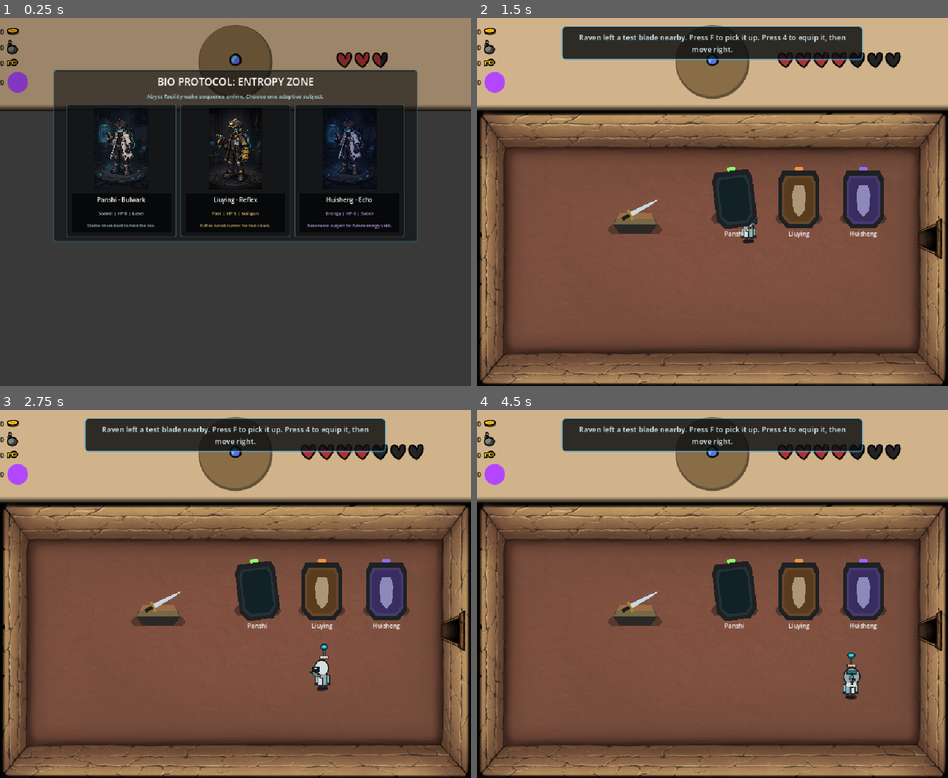
Above: before the commit, frames 1-4 (two rows, left to right).
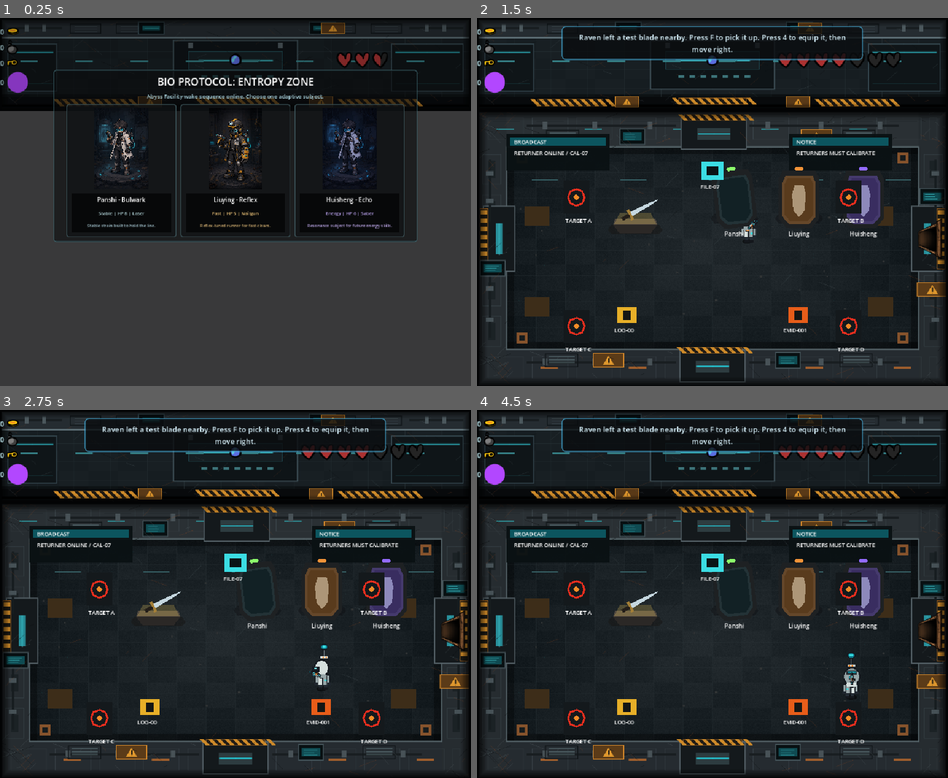
Above: after the commit, the same moments.

Repository: sjdcwejf/abandoned-lab-roguelite
Game: Godot game, scene res://tiny_wizard/main.tscn
Two runs of this game, one before a commit and one after it. Both use one fixed random seed, a clock stepped at 60 frames per second and the inputs below.
Inputs (mouse positions are in pixels of both pictures, inside the frame that each line leads up to):
- Up to frame 1 (0.25 s): no input
- Up to frame 2 (1.5 s): click (599, 172) at 0.5 s; tap F (interact) at 1.25 s; move the mouse to (816, 183) at 1.27 s; hold D (player_right) from 1.28 s (still down); tap E (drop_bomb) at 1.35 s
- Up to frame 3 (2.75 s): tap F (interact) at 2 s; move the mouse to (141, 612) at 2.02 s; release D (player_right) at 2.03 s; hold S (player_down) from 2.03 s (still down); click (141, 612) at 2.1 s
- Up to frame 4 (4.5 s): tap F (interact) at 2.75, 2.85, 3.5, 4.25 s; move the mouse to (759, 513) at 2.77 s; release S (player_down) at 2.78 s; hold D (player_right) 2.78-3.53 s; move the mouse to (688, 667) at 3.52 s; hold Up (player_shoot_up) 3.53-4.28 s; right-click (688, 667) at 3.6 s; move the mouse to (853, 649) at 4.27 s; hold A (player_left) from 4.28 s (still down); tap E (drop_bomb) at 4.35 s

The runs differ from the first frame. In frame 1, 22% of the frame differs, in the area x 0-100%, y 0-26%; in frame 2, 90%, in the area x 0-100%, y 0-100%; in frame 3, 90%; in frame 4, 90%.

Commit message:
Add lab-themed room and HUD art

Diff:
--- a/tiny_wizard/gui/gui.tscn
+++ b/tiny_wizard/gui/gui.tscn
@@ -1,7 +1,7 @@
 [gd_scene load_steps=10 format=3 uid="uid://c45gqa1w6c20d"]
 
 [ext_resource type="Script" path="res://tiny_wizard/gui/ui_manager.gd" id="1_56tem"]
-[ext_resource type="Texture2D" uid="uid://w04k0h8orxb6" path="res://tiny_wizard/assets/placeholder_art/gui/ui_background.png" id="2_2gyvq"]
+[ext_resource type="Texture2D" path="res://tiny_wizard/assets/art/lab_ui_background.png" id="2_2gyvq"]
 [ext_resource type="Texture2D" uid="uid://c33vhuxnggir3" path="res://tiny_wizard/assets/placeholder_art/icon_mini.png" id="3_hwuvp"]
 [ext_resource type="PackedScene" path="res://tiny_wizard/gui/inventory_ui/inventory_ui.tscn" id="4_80vvw"]
 [ext_resource type="PackedScene" path="res://tiny_wizard/gui/life_ui/hearts_ui.tscn" id="5_7glrf"]
--- a/tiny_wizard/gui/inventory_ui/inventory_ui.tscn
+++ b/tiny_wizard/gui/inventory_ui/inventory_ui.tscn
@@ -26,7 +26,7 @@
 [node name="CoinsCount" type="Label" parent="VBoxContainer/Coins"]
 offset_right = 10.0
 offset_bottom = 26.0
-theme_override_colors/font_color = Color(0, 0, 0, 1)
+theme_override_colors/font_color = Color(0.78, 0.95, 0.98, 1)
 text = "0"
 
 [node name="CoinsIcon" type="TextureRect" parent="VBoxContainer/Coins"]
@@ -45,7 +45,7 @@
 offset_top = 3.0
 offset_right = 10.0
 offset_bottom = 29.0
-theme_override_colors/font_color = Color(0, 0, 0, 1)
+theme_override_colors/font_color = Color(0.78, 0.95, 0.98, 1)
 text = "0"
 
 [node name="BombsIcon" type="TextureRect" parent="VBoxContainer/Bombs"]
@@ -63,7 +63,7 @@
 [node name="KeysCount" type="Label" parent="VBoxContainer/Keys"]
 offset_right = 10.0
 offset_bottom = 26.0
-theme_override_colors/font_color = Color(0, 0, 0, 1)
+theme_override_colors/font_color = Color(0.78, 0.95, 0.98, 1)
 text = "0"
 
 [node name="KeysIcon" type="TextureRect" parent="VBoxContainer/Keys"]
@@ -81,7 +81,7 @@
 [node name="FragmentsCount" type="Label" parent="VBoxContainer/Fragments"]
 offset_right = 10.0
 offset_bottom = 26.0
-theme_override_colors/font_color = Color(0, 0, 0, 1)
+theme_override_colors/font_color = Color(0.78, 0.95, 0.98, 1)
 text = "0"
 
 [node name="FragmentsIcon" type="TextureRect" parent="VBoxContainer/Fragments"]
--- a/tiny_wizard/room/room.tscn
+++ b/tiny_wizard/room/room.tscn
@@ -1,7 +1,7 @@
 [gd_scene load_steps=18 format=3 uid="uid://de3l1l1odllgl"]
 
 [ext_resource type="Texture2D" uid="uid://bjfiwnbm17tnx" path="res://tiny_wizard/assets/placeholder_art/doors/down_door.png" id="2_e7uf5"]
-[ext_resource type="Texture2D" uid="uid://dejilyb7nodqg" path="res://tiny_wizard/assets/art/room.png" id="2_hc0od"]
+[ext_resource type="Texture2D" path="res://tiny_wizard/assets/art/lab_room_walls.png" id="2_hc0od"]
 [ext_resource type="Script" path="res://tiny_wizard/room/room.gd" id="2_xgkvw"]
 [ext_resource type="Texture2D" uid="uid://cqxyrxqrb7lhm" path="res://tiny_wizard/assets/placeholder_art/doors/left_door.png" id="3_0mrgv"]
 [ext_resource type="Texture2D" uid="uid://c2l6apt2s8q8f" path="res://tiny_wizard/assets/placeholder_art/doors/right_door.png" id="4_2wnvf"]
--- a/tiny_wizard/room/room_types/lab_start_room.tscn
+++ b/tiny_wizard/room/room_types/lab_start_room.tscn
@@ -6,7 +6,222 @@
 
 [node name="Room" instance=ExtResource("1_base_room")]
 lab_room_type = "start"
-lab_room_label = "Cryo Wake Bay"
+lab_room_label = "Abyss Calibration Gate"
+
+[node name="CalibrationZone" type="Node2D" parent="." index="12"]
+y_sort_enabled = true
+
+[node name="FloorPanels" type="Node2D" parent="CalibrationZone"]
+z_index = -1
+
+[node name="BroadcastScreen" type="Node2D" parent="CalibrationZone"]
+position = Vector2(176, 92)
+z_index = 4
+
+[node name="Panel" type="Polygon2D" parent="CalibrationZone/BroadcastScreen"]
+color = Color(0.04, 0.07, 0.075, 0.96)
+polygon = PackedVector2Array(-112, -40, 112, -40, 112, 40, -112, 40)
+
+[node name="Header" type="Polygon2D" parent="CalibrationZone/BroadcastScreen"]
+color = Color(0.05, 0.35, 0.39, 0.95)
+polygon = PackedVector2Array(-104, -32, 104, -32, 104, -14, -104, -14)
+
+[node name="ScreenLabel" type="Label" parent="CalibrationZone/BroadcastScreen"]
+position = Vector2(-96, -31)
+z_index = 1
+theme_override_font_sizes/font_size = 12
+text = "BROADCAST"
+
+[node name="ScreenText" type="Label" parent="CalibrationZone/BroadcastScreen"]
+position = Vector2(-96, -7)
+z_index = 1
+theme_override_font_sizes/font_size = 12
+text = "RETURNER ONLINE / CAL-07"
+
+[node name="WarningScreen" type="Node2D" parent="CalibrationZone"]
+position = Vector2(790, 92)
+z_index = 4
+
+[node name="Panel" type="Polygon2D" parent="CalibrationZone/WarningScreen"]
+color = Color(0.04, 0.07, 0.075, 0.96)
+polygon = PackedVector2Array(-112, -40, 112, -40, 112, 40, -112, 40)
+
+[node name="Header" type="Polygon2D" parent="CalibrationZone/WarningScreen"]
+color = Color(0.05, 0.35, 0.39, 0.95)
+polygon = PackedVector2Array(-104, -32, 104, -32, 104, -14, -104, -14)
+
+[node name="ScreenLabel" type="Label" parent="CalibrationZone/WarningScreen"]
+position = Vector2(-96, -31)
+z_index = 1
+theme_override_font_sizes/font_size = 12
+text = "NOTICE"
+
+[node name="ScreenText" type="Label" parent="CalibrationZone/WarningScreen"]
+position = Vector2(-96, -7)
+z_index = 1
+theme_override_font_sizes/font_size = 12
+text = "RETURNERS MUST CALIBRATE"
+
+[node name="TrainingTargets" type="Node2D" parent="CalibrationZone"]
+z_index = 5
+
+[node name="TargetA" type="Node2D" parent="CalibrationZone/TrainingTargets"]
+position = Vector2(216, 190)
+
+[node name="BackPlate" type="Polygon2D" parent="CalibrationZone/TrainingTargets/TargetA"]
+color = Color(0.08, 0.1, 0.11, 1)
+polygon = PackedVector2Array(-28, -36, 28, -36, 28, 36, -28, 36)
+
+[node name="OuterRing" type="Line2D" parent="CalibrationZone/TrainingTargets/TargetA"]
+points = PackedVector2Array(0, -18, 13, -13, 18, 0, 13, 13, 0, 18, -13, 13, -18, 0, -13, -13, 0, -18)
+width = 4.0
+default_color = Color(0.9, 0.18, 0.12, 1)
+
+[node name="Core" type="Polygon2D" parent="CalibrationZone/TrainingTargets/TargetA"]
+color = Color(0.95, 0.55, 0.16, 1)
+polygon = PackedVector2Array(0, -7, 7, 0, 0, 7, -7, 0)
+
+[node name="Label" type="Label" parent="CalibrationZone/TrainingTargets/TargetA"]
+position = Vector2(-24, 42)
+theme_override_font_sizes/font_size = 12
+text = "TARGET A"
+
+[node name="TargetBVisual" type="Node2D" parent="CalibrationZone/TrainingTargets"]
+position = Vector2(808, 190)
+
+[node name="BackPlate" type="Polygon2D" parent="CalibrationZone/TrainingTargets/TargetBVisual"]
+color = Color(0.08, 0.1, 0.11, 1)
+polygon = PackedVector2Array(-28, -36, 28, -36, 28, 36, -28, 36)
+
+[node name="OuterRing" type="Line2D" parent="CalibrationZone/TrainingTargets/TargetBVisual"]
+points = PackedVector2Array(0, -18, 13, -13, 18, 0, 13, 13, 0, 18, -13, 13, -18, 0, -13, -13, 0, -18)
+width = 4.0
+default_color = Color(0.9, 0.18, 0.12, 1)
+
+[node name="Core" type="Polygon2D" parent="CalibrationZone/TrainingTargets/TargetBVisual"]
+color = Color(0.95, 0.55, 0.16, 1)
+polygon = PackedVector2Array(0, -7, 7, 0, 0, 7, -7, 0)
+
+[node name="Label" type="Label" parent="CalibrationZone/TrainingTargets/TargetBVisual"]
+position = Vector2(-24, 42)
+theme_override_font_sizes/font_size = 12
+text = "TARGET B"
+
+[node name="TargetCVisual" type="Node2D" parent="CalibrationZone/TrainingTargets"]
+position = Vector2(216, 470)
+
+[node name="BackPlate" type="Polygon2D" parent="CalibrationZone/TrainingTargets/TargetCVisual"]
+color = Color(0.08, 0.1, 0.11, 1)
+polygon = PackedVector2Array(-28, -36, 28, -36, 28, 36, -28, 36)
+
+[node name="OuterRing" type="Line2D" parent="CalibrationZone/TrainingTargets/TargetCVisual"]
+points = PackedVector2Array(0, -18, 13, -13, 18, 0, 13, 13, 0, 18, -13, 13, -18, 0, -13, -13, 0, -18)
+width = 4.0
+default_color = Color(0.9, 0.18, 0.12, 1)
+
+[node name="Core" type="Polygon2D" parent="CalibrationZone/TrainingTargets/TargetCVisual"]
+color = Color(0.95, 0.55, 0.16, 1)
+polygon = PackedVector2Array(0, -7, 7, 0, 0, 7, -7, 0)
+
+[node name="Label" type="Label" parent="CalibrationZone/TrainingTargets/TargetCVisual"]
+position = Vector2(-24, 42)
+theme_override_font_sizes/font_size = 12
+text = "TARGET C"
+
+[node name="TargetDVisual" type="Node2D" parent="CalibrationZone/TrainingTargets"]
+position = Vector2(808, 470)
+
+[node name="BackPlate" type="Polygon2D" parent="CalibrationZone/TrainingTargets/TargetDVisual"]
+color = Color(0.08, 0.1, 0.11, 1)
+polygon = PackedVector2Array(-28, -36, 28, -36, 28, 36, -28, 36)
+
+[node name="OuterRing" type="Line2D" parent="CalibrationZone/TrainingTargets/TargetDVisual"]
+points = PackedVector2Array(0, -18, 13, -13, 18, 0, 13, 13, 0, 18, -13, 13, -18, 0, -13, -13, 0, -18)
+width = 4.0
+default_color = Color(0.9, 0.18, 0.12, 1)
+
+[node name="Core" type="Polygon2D" parent="CalibrationZone/TrainingTargets/TargetDVisual"]
+color = Color(0.95, 0.55, 0.16, 1)
+polygon = PackedVector2Array(0, -7, 7, 0, 0, 7, -7, 0)
+
+[node name="Label" type="Label" parent="CalibrationZone/TrainingTargets/TargetDVisual"]
+position = Vector2(-24, 42)
+theme_override_font_sizes/font_size = 12
+text = "TARGET D"
+
+[node name="LoreMarkers" type="Node2D" parent="CalibrationZone"]
+z_index = 6
+
+[node name="LogMarker" type="Node2D" parent="CalibrationZone/LoreMarkers"]
+position = Vector2(326, 446)
+
+[node name="Body" type="Polygon2D" parent="CalibrationZone/LoreMarkers/LogMarker"]
+color = Color(0.95, 0.72, 0.16, 0.95)
+polygon = PackedVector2Array(-21, -17, 21, -17, 21, 17, -21, 17)
+
+[node name="Inner" type="Polygon2D" parent="CalibrationZone/LoreMarkers/LogMarker"]
+color = Color(0.08, 0.09, 0.08, 1)
+polygon = PackedVector2Array(-8, -10, 8, -10, 8, 10, -8, 10)
+
+[node name="Label" type="Label" parent="CalibrationZone/LoreMarkers/LogMarker"]
+position = Vector2(-28, 24)
+theme_override_font_sizes/font_size = 12
+text = "LOG-00"
+
+[node name="EvidenceMarker" type="Node2D" parent="CalibrationZone/LoreMarkers"]
+position = Vector2(698, 446)
+
+[node name="Body" type="Polygon2D" parent="CalibrationZone/LoreMarkers/EvidenceMarker"]
+color = Color(0.95, 0.38, 0.1, 0.95)
+polygon = PackedVector2Array(-21, -17, 21, -17, 21, 17, -21, 17)
+
+[node name="Inner" type="Polygon2D" parent="CalibrationZone/LoreMarkers/EvidenceMarker"]
+color = Color(0.08, 0.09, 0.08, 1)
+polygon = PackedVector2Array(-8, -10, 8, -10, 8, 10, -8, 10)
+
+[node name="Label" type="Label" parent="CalibrationZone/LoreMarkers/EvidenceMarker"]
+position = Vector2(-32, 24)
+theme_override_font_sizes/font_size = 12
+text = "EVID-001"
+
+[node name="FileTerminal" type="Node2D" parent="CalibrationZone/LoreMarkers"]
+position = Vector2(512, 132)
+
+[node name="Body" type="Polygon2D" parent="CalibrationZone/LoreMarkers/FileTerminal"]
+color = Color(0.25, 0.95, 0.98, 0.9)
+polygon = PackedVector2Array(-24, -19, 24, -19, 24, 19, -24, 19)
+
+[node name="Screen" type="Polygon2D" parent="CalibrationZone/LoreMarkers/FileTerminal"]
+color = Color(0.04, 0.08, 0.09, 1)
+polygon = PackedVector2Array(-13, -10, 13, -10, 13, 10, -13, 10)
+
+[node name="Label" type="Label" parent="CalibrationZone/LoreMarkers/FileTerminal"]
+position = Vector2(-26, 26)
+theme_override_font_sizes/font_size = 12
+text = "FILE-07"
+
+[node name="CalibrationCrates" type="Node2D" parent="CalibrationZone"]
+z_index = 2
+
+[node name="CrateA" type="Polygon2D" parent="CalibrationZone/CalibrationCrates"]
+position = Vector2(130, 230)
+color = Color(0.24, 0.18, 0.1, 1)
+polygon = PackedVector2Array(-27, -21, 27, -21, 27, 21, -27, 21)
+
+[node name="CrateB" type="Polygon2D" parent="CalibrationZone/CalibrationCrates"]
+position = Vector2(878, 230)
+color = Color(0.24, 0.18, 0.1, 1)
+polygon = PackedVector2Array(-27, -21, 27, -21, 27, 21, -27, 21)
+
+[node name="CrateC" type="Polygon2D" parent="CalibrationZone/CalibrationCrates"]
+position = Vector2(130, 428)
+color = Color(0.24, 0.18, 0.1, 1)
+polygon = PackedVector2Array(-27, -21, 27, -21, 27, 21, -27, 21)
+
+[node name="CrateD" type="Polygon2D" parent="CalibrationZone/CalibrationCrates"]
+position = Vector2(878, 428)
+color = Color(0.24, 0.18, 0.1, 1)
+polygon = PackedVector2Array(-27, -21, 27, -21, 27, 21, -27, 21)
 
 [node name="PanshiSleepPod" parent="." index="8" instance=ExtResource("3_sleep_pod")]
 position = Vector2(560, 194)
Binary file added: tiny_wizard/assets/art/lab_room_walls.png
Binary file added: tiny_wizard/assets/art/lab_ui_background.png
Binary file added: tiny_wizard/assets/concept/abyss_calibration_zone_mockup.png
